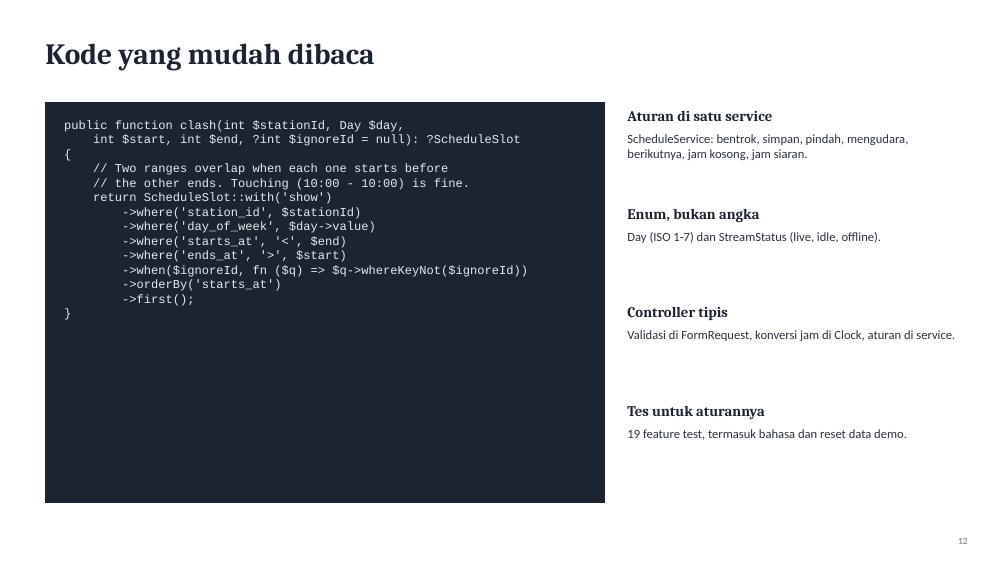
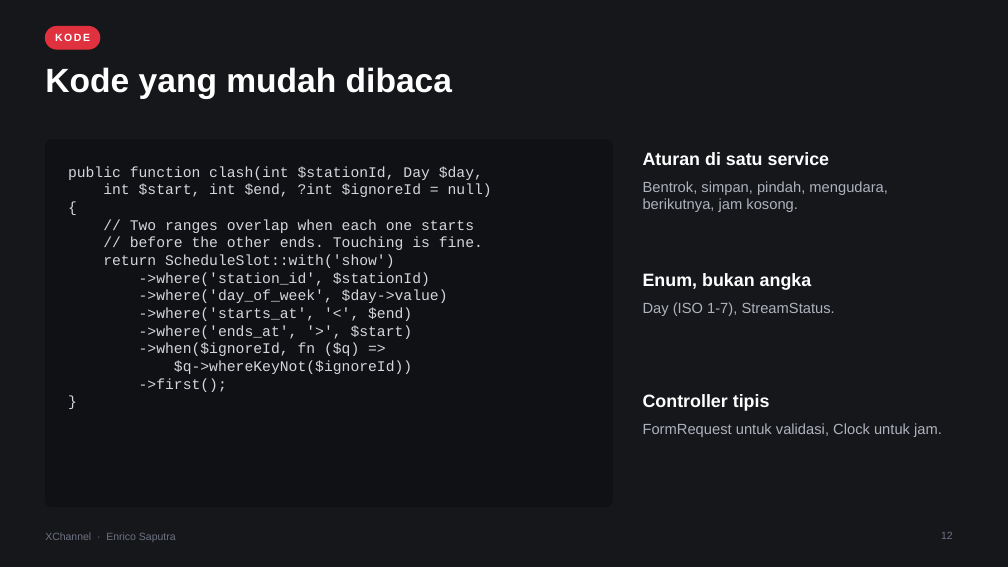
Before and after one commit to Enricosaputra/xchannel-dashboard-demo, a slide deck: slide 12 of docs/XChannel-presentasi.pptx. Drawn at 1008x567 pixels with LibreOffice and Linux fonts; fonts in the diff are those of the drawing. Boxes give left, top, right and bottom in pixels: in the first picture for what was removed or moved away, otherwise in the second. Text is boxed around its words. In the diff, an @@ line names an element or a change of style, - is before the commit and + after.

```diff
--- a/docs/XChannel-presentasi.pptx
+++ b/docs/XChannel-presentasi.pptx
@@ background #FFFFFF to #16171B @@
@@ rounded rectangle added at box(45, 26, 100, 49), fill #E0313E, outline #E0313E 1 pt @@
@@ title "Kode yang mudah dibaca": place and size @@
-title "Kode yang mudah dibaca" at box(45, 43, 375, 71)
+title "Kode yang mudah dibaca" at box(45, 67, 452, 99)
@@ title "Kode yang mudah dibaca" at box(45, 67, 452, 99): size 28 to 32 pt, font Cambria to Arial, text colour #1B2430 to #FFFFFF; vertical alignment middle to top @@
@@ text added at box(55, 33, 90, 41), 10 pt, text #FFFFFF, bold @@
+KODE
@@ rectangle removed at box(45, 102, 605, 503) @@
@@ rounded rectangle added at box(45, 140, 613, 507), fill #101114, outline #101114 1 pt @@
@@ text "Aturan di satu service": place and size @@
-text "Aturan di satu service" at box(627, 111, 772, 121)
+text "Aturan di satu service" at box(643, 152, 830, 165)
@@ text at box(68, 166, 483, 392): size 11.5 to 14 pt, text colour #E6E9EE to #D3D6DC in "public function clash(int $stationId, Day $day,", "{", "return ScheduleSlot::with('show')", "->where('station_id', $stationId)" and 5 more places @@
@@ text "public function clash(int $stationId, Day ...": place and size @@
-text "public function clash(int $stationId, Day ..." at box(64, 120, 528, 306)
+text "public function clash(int $stationId, Day ..." at box(68, 166, 492, 392)
@@ text at box(103, 184, 492, 197): text changed; size 11.5 to 14 pt; text colour #E6E9EE to #D3D6DC @@
-int $start, int $end, ?int $ignoreId = null): ?ScheduleSlot
+int $start, int $end, ?int $ignoreId = null)
@@ text at box(643, 181, 888, 212): text changed; size 12 to 14 pt; font Calibri to Arial; text colour #2B3340 to #AEB2BC @@
-ScheduleService: bentrok, simpan, pindah, mengudara, berikutnya, jam kosong, jam siaran.
+Bentrok, simpan, pindah, mengudara, berikutnya, jam kosong.
@@ text at box(130, 219, 483, 250): text changed; size 11.5 to 14 pt; text colour #E6E9EE to #D3D6DC @@
-// Two ranges overlap when each one starts before
-// the other ends. Touching (10:00 - 10:00) is fine.
+// Two ranges overlap when each one starts
+// before the other ends. Touching is fine.
@@ text "Enum, bukan angka": place and size @@
-text "Enum, bukan angka" at box(627, 209, 759, 223)
+text "Enum, bukan angka" at box(643, 273, 812, 290)
@@ text at box(643, 302, 835, 316): text changed; size 12 to 14 pt; font Calibri to Arial; text colour #2B3340 to #AEB2BC @@
-Day (ISO 1-7) dan StreamStatus (live, idle, offline).
+Day (ISO 1-7), StreamStatus.
@@ text at box(139, 342, 412, 374): text changed; size 11.5 to 14 pt; text colour #E6E9EE to #D3D6DC @@
-->when($ignoreId, fn ($q) => $q->whereKeyNot($ignoreId))
-->orderBy('starts_at')
+->when($ignoreId, fn ($q) =>
+$q->whereKeyNot($ignoreId))
@@ text removed at box(627, 330, 955, 341) @@
-Validasi di FormRequest, konversi jam di Clock, aturan di service.
@@ size 14 to 17 pt, font Cambria to Arial, text colour #1B2430 to #FFFFFF in 3 elements at box(643, 152, 830, 165), box(643, 273, 812, 290), box(643, 394, 770, 411) @@
@@ text "Controller tipis": place and size @@
-text "Controller tipis" at box(627, 307, 727, 320)
+text "Controller tipis" at box(643, 394, 770, 411)
@@ text removed at box(627, 406, 765, 419) @@
-Tes untuk aturannya
@@ text at box(643, 423, 942, 437): text changed; size 12 to 14 pt; font Calibri to Arial; text colour #2B3340 to #AEB2BC @@
-19 feature test, termasuk bahasa dan reset data demo.
+FormRequest untuk validasi, Clock untuk jam.
@@ text added at box(45, 532, 176, 542), 10 pt, text #6E7383 @@
+XChannel · Enrico Saputra
@@ page number: place and size @@
-page number at box(958, 538, 968, 544)
+page number at box(941, 532, 953, 539)
@@ page number at box(941, 532, 953, 539): size 9 to 10 pt, font Calibri to Arial, text colour #6B7480 to #6E7383; vertical alignment middle to top @@
```
Also in this commit, not shown: 14 other slides changed, 7 other files.
